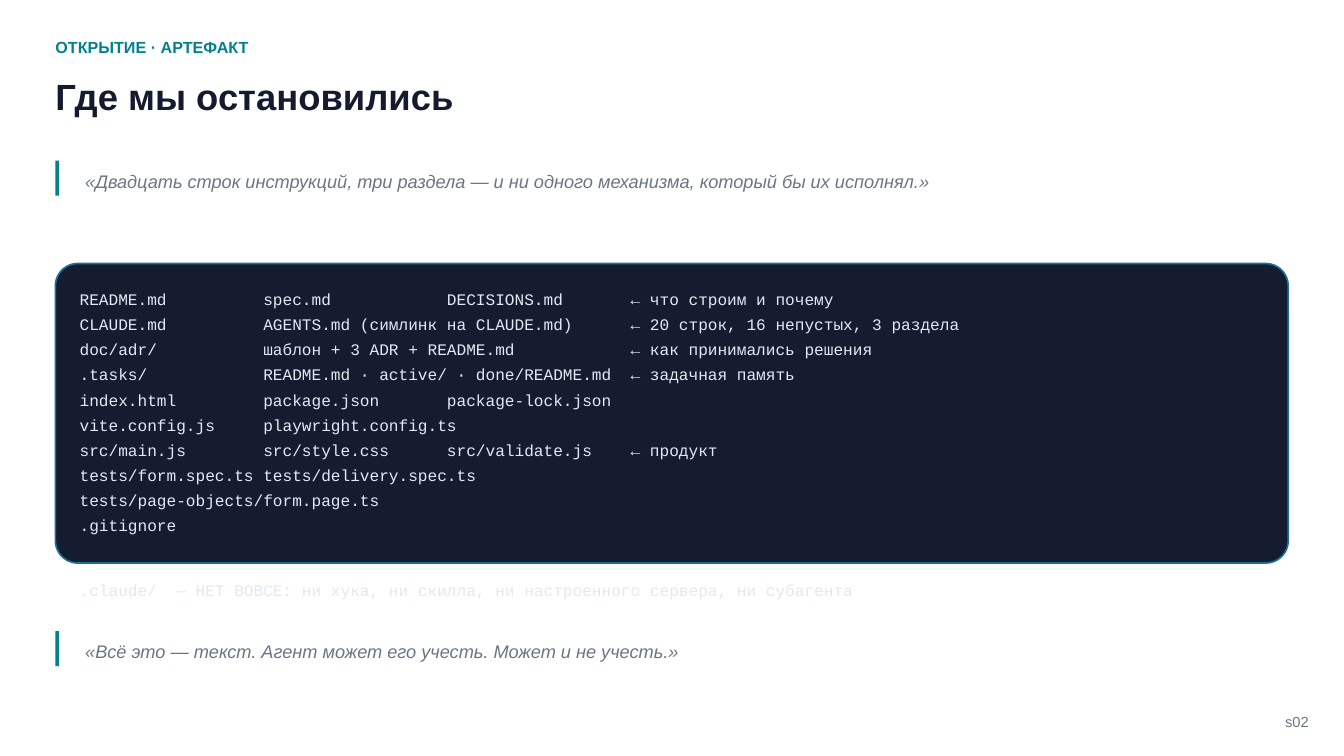
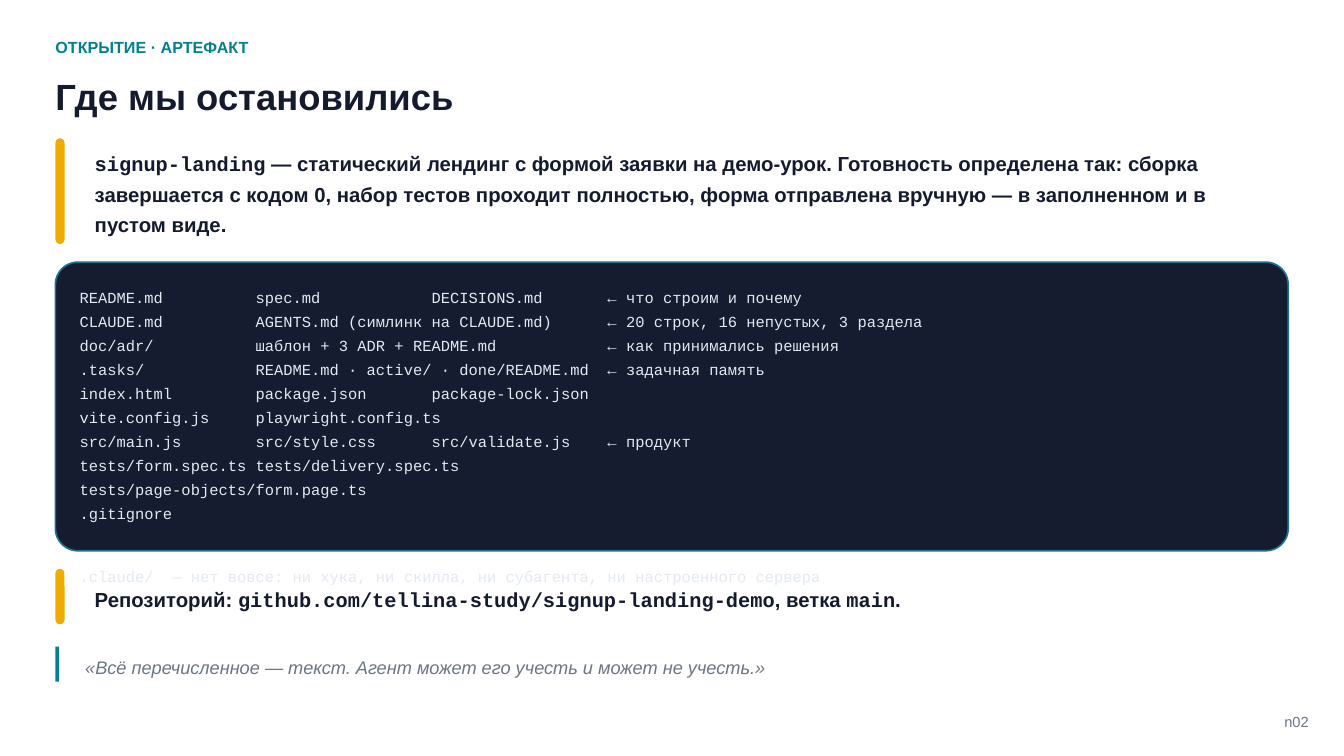
Before and after one commit to tellina-study/AI-usage-lessons, a slide deck: slide 2 of library/seminars/sem-05/rendered/sem-05.pptx. Drawn at 1344x756 pixels with LibreOffice and Linux fonts; fonts in the diff are those of the drawing. Boxes give left, top, right and bottom in pixels: in the first picture for what was removed or moved away, otherwise in the second. Text is boxed around its words. In the diff, an @@ line names an element or a change of style, - is before the commit and + after.

```diff
--- a/library/seminars/sem-05/rendered/sem-05.pptx
+++ b/library/seminars/sem-05/rendered/sem-05.pptx
@@ rounded rectangle: place and size @@
-rounded rectangle at (55,160,59,196)
+rounded rectangle at (55,138,65,244)
@@ rounded rectangle at (55,138,65,244): rectangle to rounded rectangle; fill #028090 to #F0AB00 @@
@@ text at (95,156,1205,237): text changed; size 13 to 14.5 pt; text colour #6B7685 to #141B2E; bold on; italic off @@
-«Двадцать строк инструкций, три раздела — и ни одного механизма, который бы их исполнял.»
+signup-landing — статический лендинг с формой заявки на демо-урок. Готовность определена так: сборка завершается с кодом 0, набор тестов проходит полностью, форма отправлена вручную — в заполненном и в пустом виде.
@@ rounded rectangle: place and size @@
-rounded rectangle at (55,263,1289,563)
+rounded rectangle at (55,262,1289,551)
@@ rounded rectangle at (55,262,1289,551): proportions changed @@
@@ text at (80,292,923,522): text changed; size 11.5 to 11 pt @@
-.claude/ — НЕТ ВОВСЕ: ни хука, ни скилла, ни настроенного сервера, ни субагента
+.claude/ — нет вовсе: ни хука, ни скилла, ни субагента, ни настроенного сервера
@@ text at (80,292,923,522): size 11.5 to 11 pt in "README.md spec.md DECISIONS.md ← что строим и ...", "CLAUDE.md AGENTS.md (симлинк на CLAUDE.md) ← 20 ...", "doc/adr/ шаблон + 3 ADR + README.md ...", ".tasks/ README.md · active/ · done/README.md ← ..." and 6 more places @@
@@ rounded rectangle added at (55,569,65,624), fill #F0AB00 @@
@@ text added at (95,592,900,612), 14.5 pt, text #141B2E, bold @@
+Репозиторий: github.com/tellina-study/signup-landing-demo, ветка main.
@@ rectangle: place and size @@
-rectangle at (55,631,59,666)
+rectangle at (55,646,59,682)
@@ text at (85,661,765,678): text changed @@
-«Всё это — текст. Агент может его учесть. Может и не учесть.»
+«Всё перечисленное — текст. Агент может его учесть и может не учесть.»
@@ text at (1284,717,1308,727): text changed @@
-s02
+n02
```
Also in this commit, not shown: 3 other slides changed, 61 slides added, 46 slides removed, 10 other files.
